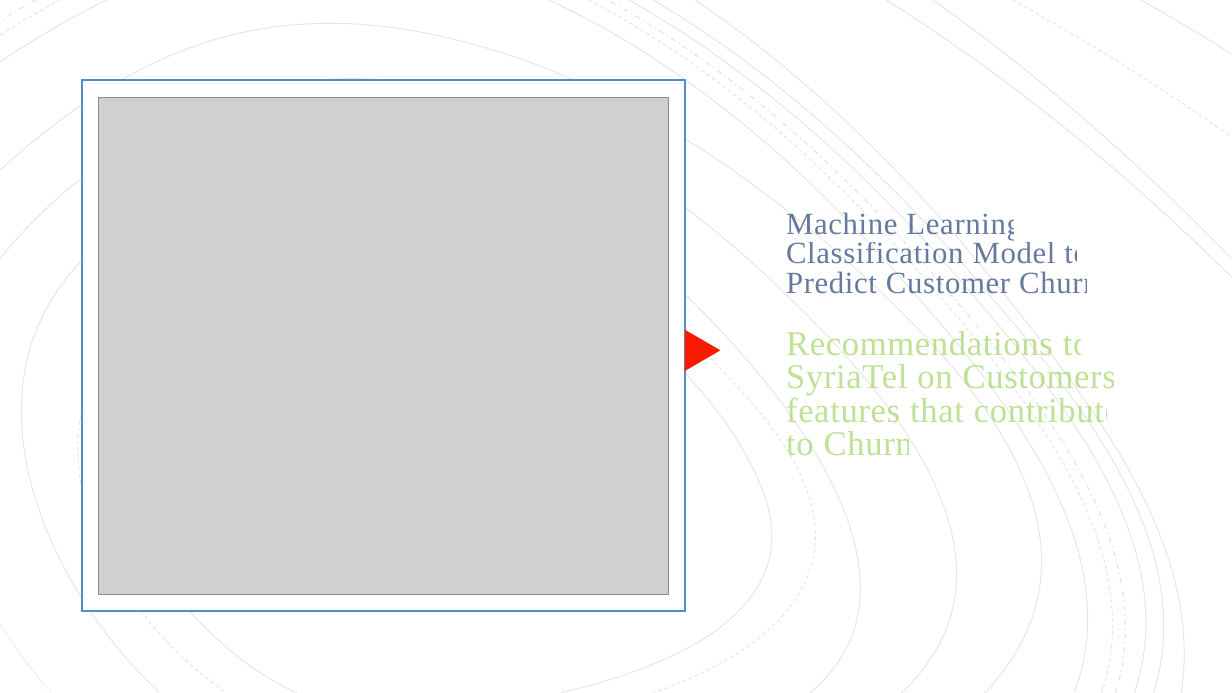
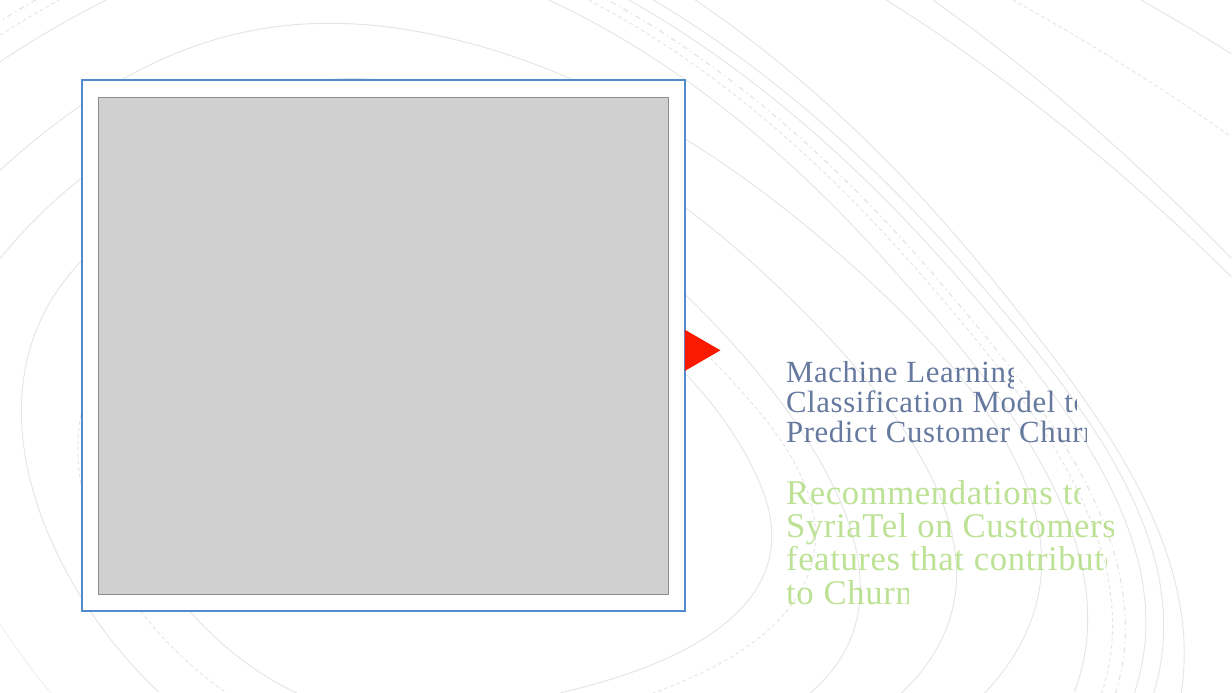
Before and after one commit to WambuiMunene/Phase-3-Project, a slide deck: slide 1 of Presentation.pptx. Drawn at 1232x693 pixels with LibreOffice and Linux fonts; fonts in the diff are those of the drawing; grey boxes stand for pictures. Boxes give left, top, right and bottom in pixels: in the first picture for what was removed or moved away, otherwise in the second. Text is boxed around its words. In the diff, an @@ line names an element or a change of style, - is before the commit and + after.

```diff
--- a/Presentation.pptx
+++ b/Presentation.pptx
@@ title "Machine Learning Classification Model to ...": place and size @@
-title "Machine Learning Classification Model to ..." at bbox=[786, 212, 1128, 455]
+title "Machine Learning Classification Model to ..." at bbox=[786, 361, 1128, 605]
```
Also in this commit, not shown: 2 other slides changed, 2 slides added, 3 slides removed, 2 other files.
